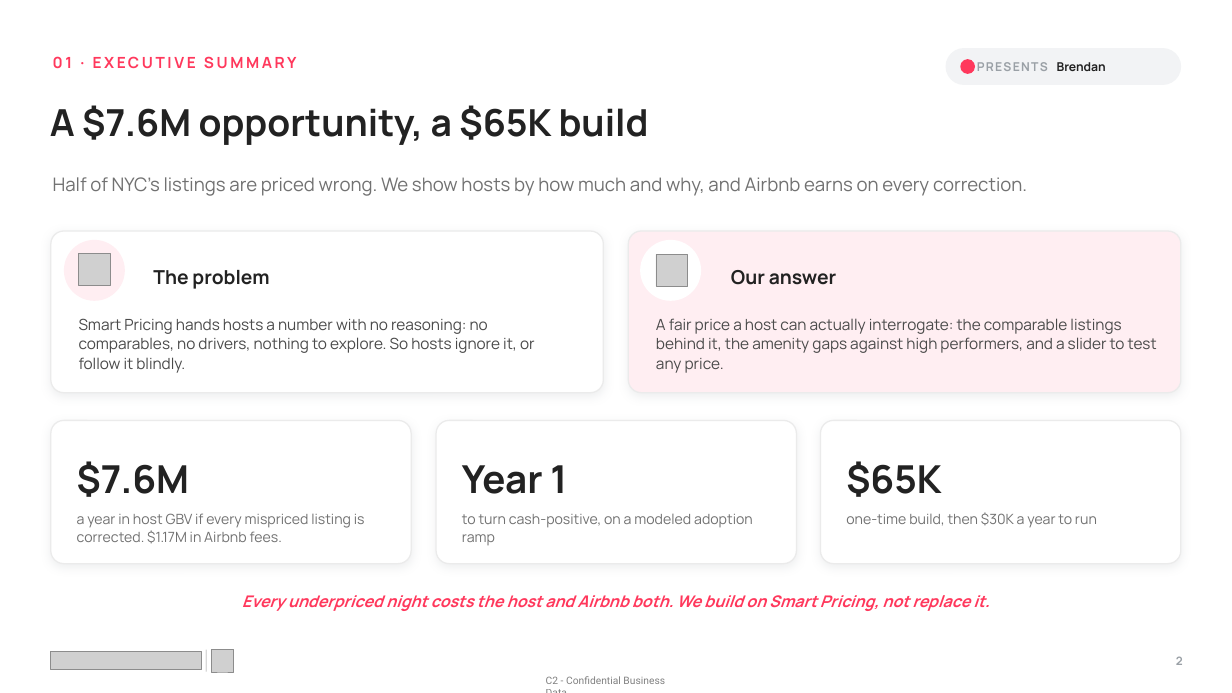
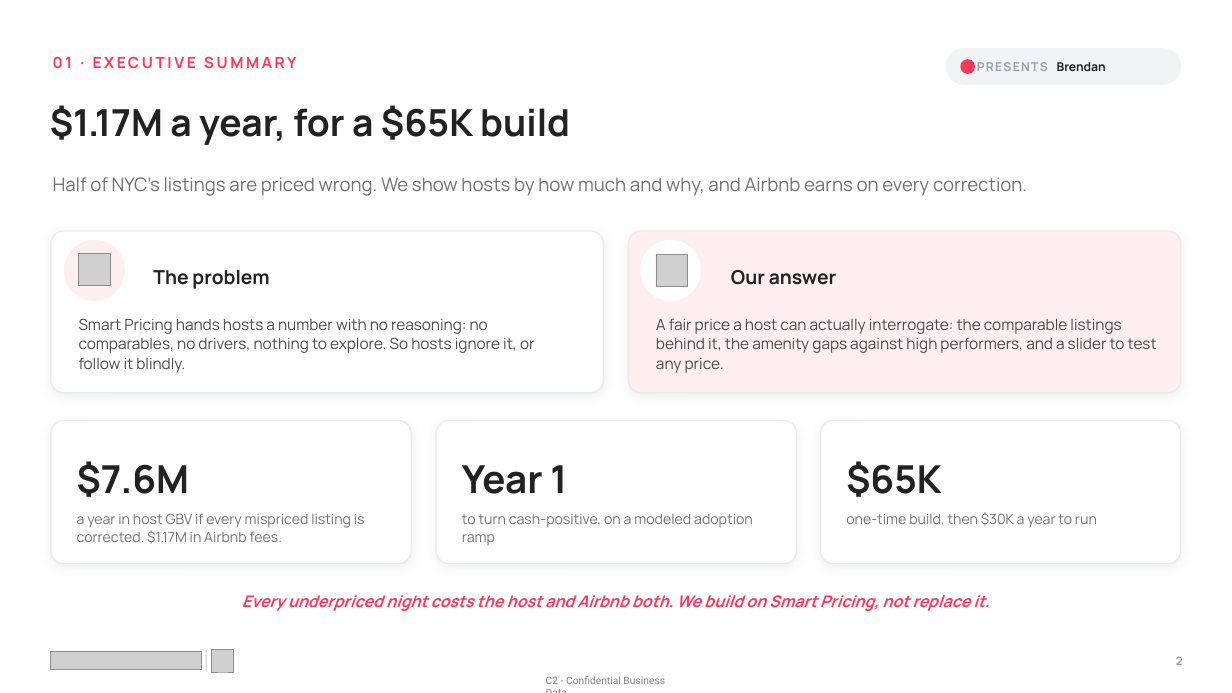
Before and after one commit to mkdn007/Cornell-Airbnb-Capstone, a slide deck: slide 2 of Airbnb Pricing Deck.pptx. Drawn at 1232x693 pixels with LibreOffice and Linux fonts; fonts in the diff are those of the drawing; grey boxes stand for pictures. Boxes give left, top, right and bottom in pixels: in the first picture for what was removed or moved away, otherwise in the second. Text is boxed around its words. In the diff, an @@ line names an element or a change of style, - is before the commit and + after.

```diff
--- a/Airbnb Pricing Deck.pptx
+++ b/Airbnb Pricing Deck.pptx
@@ text at (50, 105, 570, 145): text changed @@
-A $7.6M opportunity, a $65K build
+$1.17M a year, for a $65K build
```
Also in this commit, not shown: 2 other slides changed, 1 other file.
